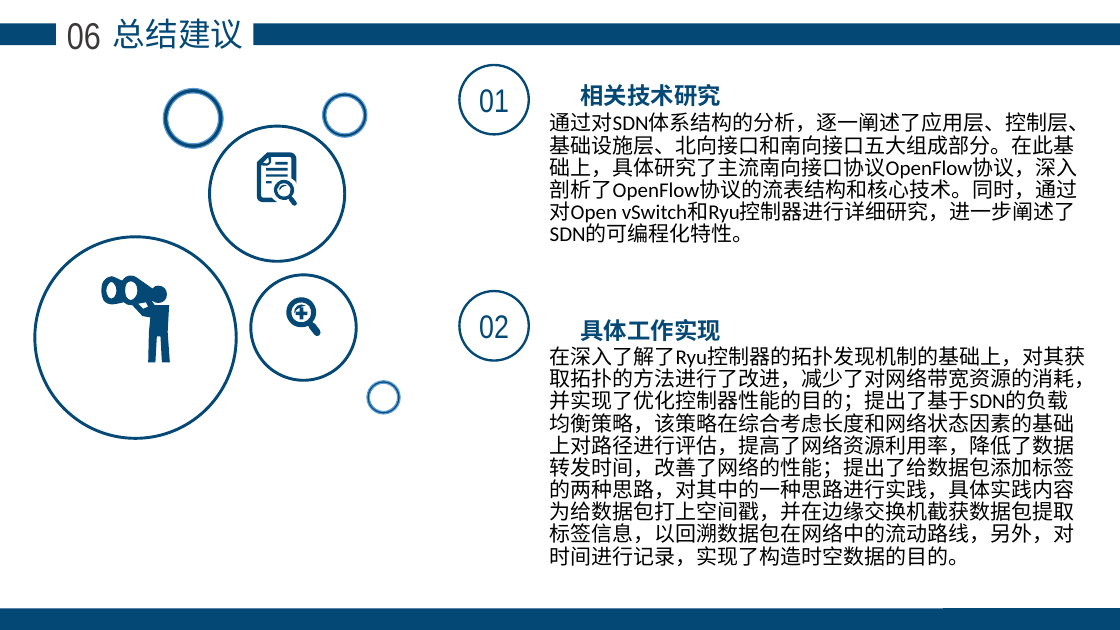
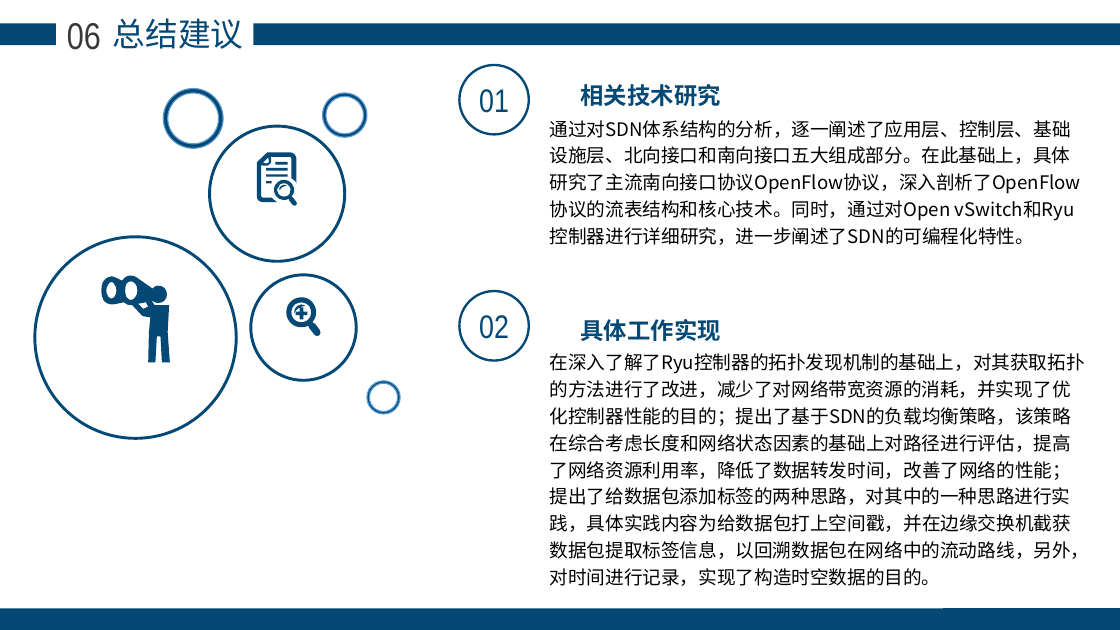
Before and after one commit to henryzhao/graduate, a slide deck: slide 25 of PPT/夏唯_答辩PPT.pptx. Drawn at 1120x630 pixels with LibreOffice and Linux fonts; fonts in the diff are those of the drawing; background and template pictures are left out. Boxes give left, top, right and bottom in pixels: in the first picture for what was removed or moved away, otherwise in the second. Text is boxed around its words. In the diff, an @@ line names an element or a change of style, - is before the commit and + after.

```diff
--- a/PPT/夏唯_答辩PPT.pptx
+++ b/PPT/夏唯_答辩PPT.pptx
@@ text "相关技术研究" at [581, 84, 721, 106]: font Calibri to Noto Sans CJK SC @@
@@ text "通过对SDN体系结构的分析，逐一阐述了应用层、控制层、基础设施层、北向接口和南向接口五大组成部分。在此基础上，具体研究了 ..." at [550, 120, 1081, 245]: size 18 to 16 pt, font Calibri to Noto Sans CJK SC; line spacing 19pt to 23pt @@
@@ text "具体工作实现" at [581, 319, 721, 341]: font Calibri to Noto Sans CJK SC @@
@@ text "在深入了解了Ryu控制器的拓扑发现机制的基础上，对其获取拓扑的方法进行了改进，减少了对网络带宽资源的消耗，并实现了优化控 ..." at [550, 353, 1090, 586]: size 18 to 16 pt, font Calibri to Noto Sans CJK SC; line spacing 19pt to 23pt @@
```
Also in this commit, not shown: 17 other slides changed, 3 other files.
